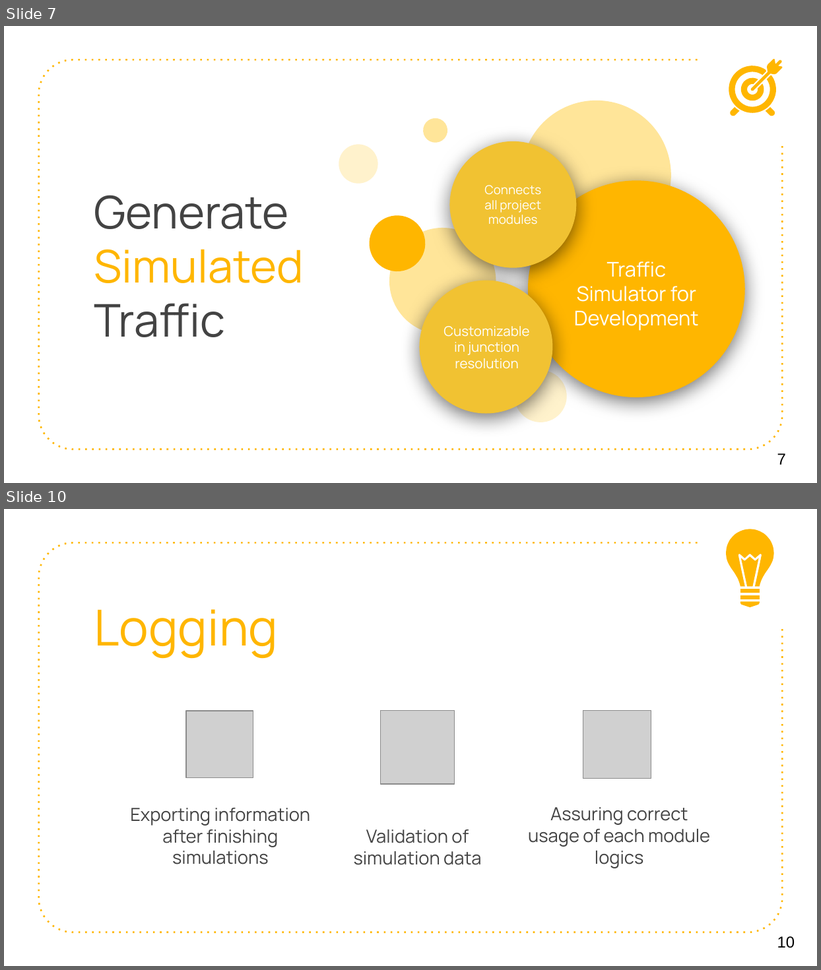
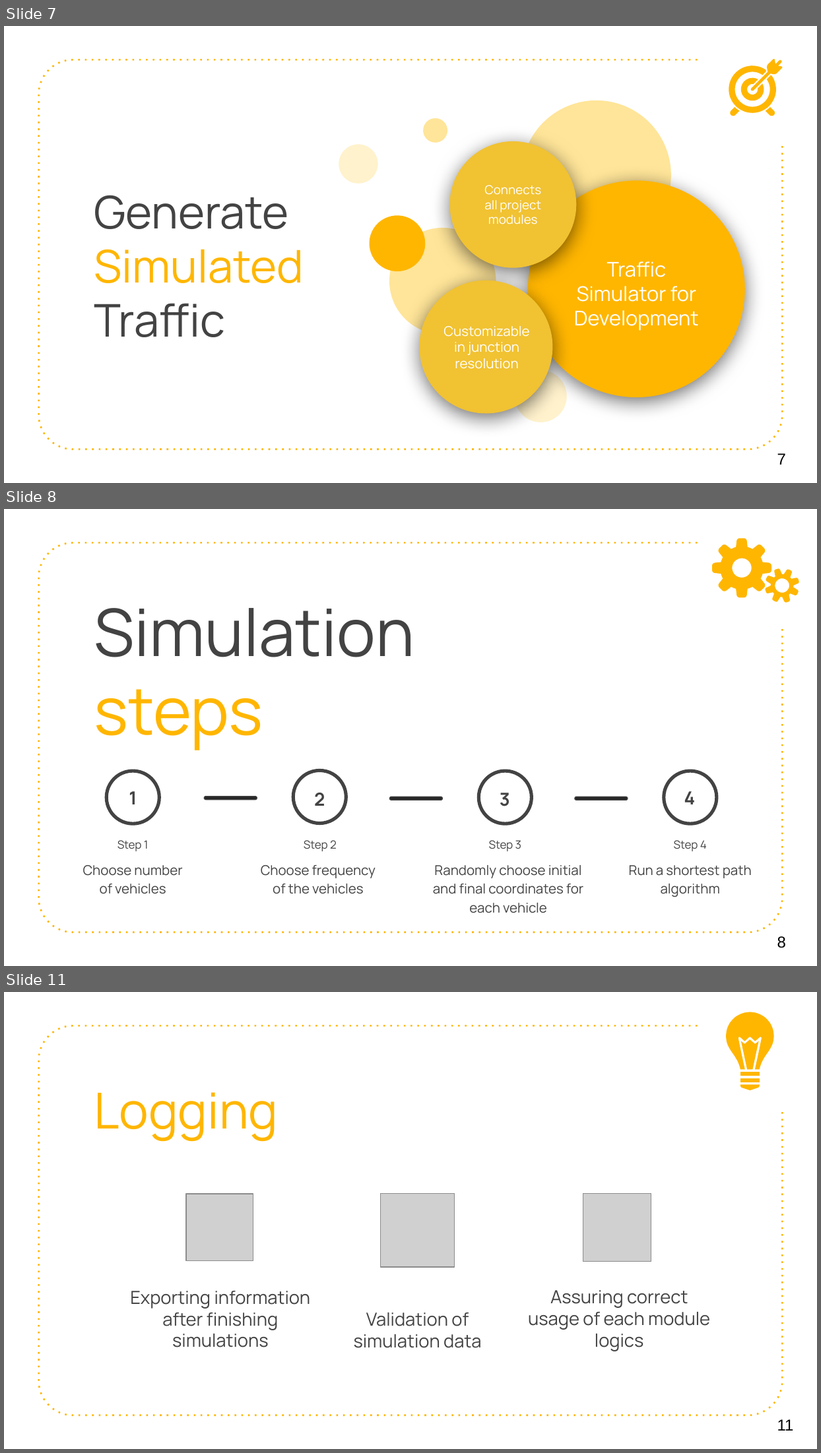
Before and after one commit to M20190649/SummitBTW, a slide deck: materials/endOfSemseter.pptx. Shown one above the other, each under a label of ours: slides 7 and 10 before the commit, slides 7, 8 and 11 after it; the slides between them are not shown. The pictures are 821x970 and 821x1453 pixels, drawn with LibreOffice and Linux fonts; fonts in the diff are those of the drawing; grey boxes stand for pictures. Boxes give left, top, right and bottom in pixels: in the first picture for what was removed or moved away, otherwise in the second. Text is boxed around its words. In the diff, an @@ line names an element or a change of style, - is before the commit and + after.

```diff
--- a/materials/endOfSemseter.pptx
+++ b/materials/endOfSemseter.pptx
@@ slide 8 added at [4,509,817,966], background #FFFFFF; not listed: 1 template element that a slide beside it also shows @@
@@ freeform shape added at [712,538,772,597], fill #FFB600 @@
@@ freeform shape added at [765,568,799,603], fill #FFB600 @@
@@ title added at [94,608,415,751], 58 pt, text #434343 @@
+Simulation
+steps
@@ ellipse added at [106,771,159,824], outline #434343 3 pt @@
@@ ellipse added at [294,771,347,824], outline #434343 3 pt @@
@@ ellipse added at [479,771,532,824], outline #434343 3 pt @@
@@ ellipse added at [664,771,717,824], outline #434343 3 pt @@
@@ text added at [129,791,137,805], 16 pt, text #434343, bold @@
+1
@@ rounded rectangle added at [204,797,257,800], fill #262626, outline #434343 0.75 pt @@
@@ text added at [314,793,325,806], 16 pt, text #434343, bold @@
+2
@@ rounded rectangle added at [389,797,442,800], fill #262626, outline #434343 0.75 pt @@
@@ text added at [500,793,510,807], 16 pt, text #434343, bold @@
+3
@@ rounded rectangle added at [575,797,628,800], fill #262626, outline #434343 0.75 pt @@
@@ text added at [684,791,696,805], 16 pt, text #434343, bold @@
+4
@@ text added at [118,840,149,852], 10 pt, text #434343 @@
+Step 1
@@ text added at [304,840,337,852], 10 pt, text #434343 @@
+Step 2
@@ text added at [489,840,521,852], 10 pt, text #434343 @@
+Step 3
@@ text added at [674,840,707,852], 10 pt, text #434343 @@
+Step 4
@@ text added at [83,865,182,894], 12 pt, text #434343 @@
+Choose number
+of vehicles
@@ text added at [261,865,376,894], 12 pt, text #434343 @@
+Choose frequency
+of the vehicles
@@ text added at [433,865,583,914], 12 pt, text #434343 @@
+Randomly choose initial and final coordinates for each vehicle
@@ text added at [629,865,752,897], 12 pt, text #434343 @@
+Run a shortest path algorithm
@@ page number added at [778,937,786,949], 14 pt, text #000000 @@
+8
@@ what was slide 10 is now slide 11 @@
@@ page number at [778,1420,794,1431]: text changed @@
-10
+11
```
Also in this commit, not shown: 1 slide changed.
